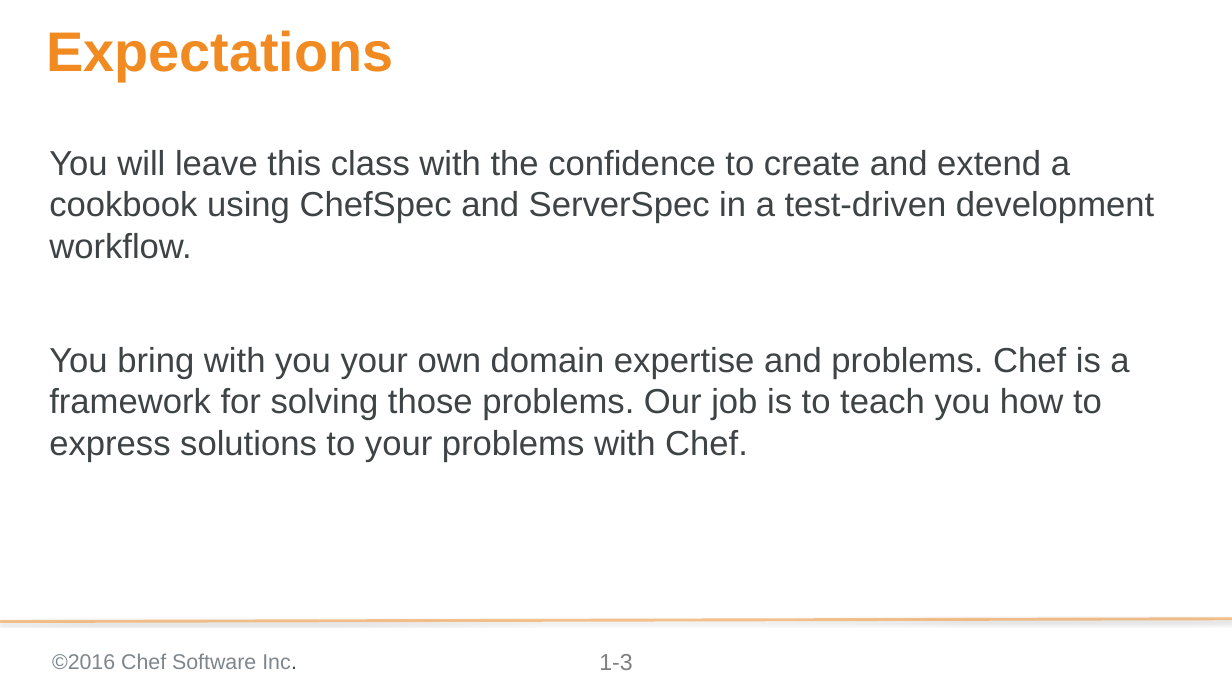
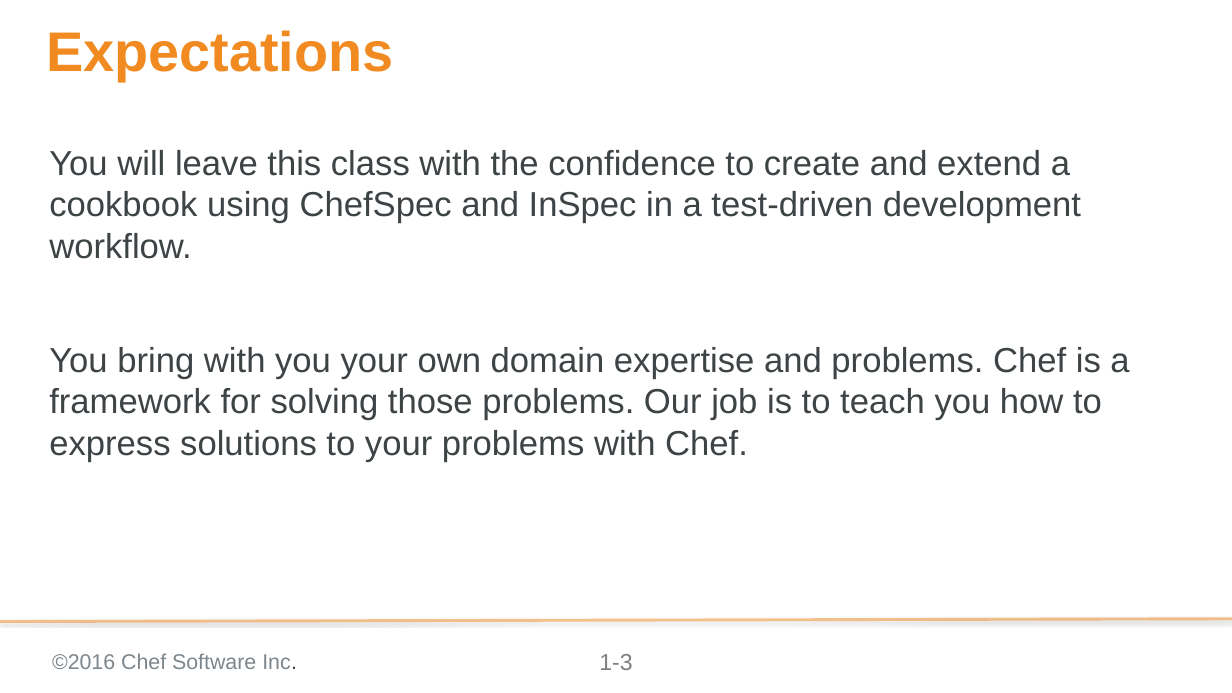
Before and after one commit to chef-training/test_driven_cookbook_development, a slide deck: slide 3 of 01-introduction.pptx. Drawn at 1232x693 pixels with LibreOffice and Linux fonts; fonts in the diff are those of the drawing; background and template pictures are left out. Boxes give left, top, right and bottom in pixels: in the first picture for what was removed or moved away, otherwise in the second. Text is boxed around its words. In the diff, an @@ line names an element or a change of style, - is before the commit and + after.

Commit message:
Updates to Chef DK 0.17.17 and InSpec
* Updated the Chef DK
* Changed the examples to InSpec

```diff
--- a/01-introduction.pptx
+++ b/01-introduction.pptx
@@ text at (49,150,1081,259): text changed @@
-  You will leave this class with the confidence to create and extend a cookbook using ChefSpec and ServerSpec in a test-driven development workflow.
+  You will leave this class with the confidence to create and extend a cookbook using ChefSpec and InSpec in a test-driven development workflow.
```
Also in this commit, not shown: 5 other files.
